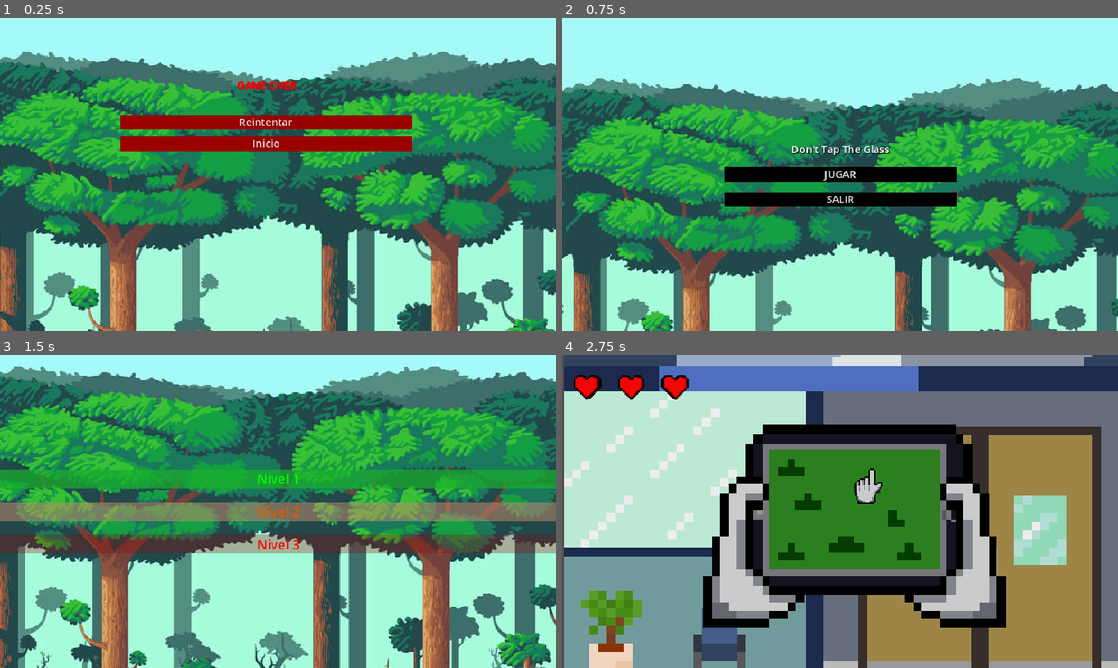
Above: before the commit, frames 1-4 (two rows, left to right).
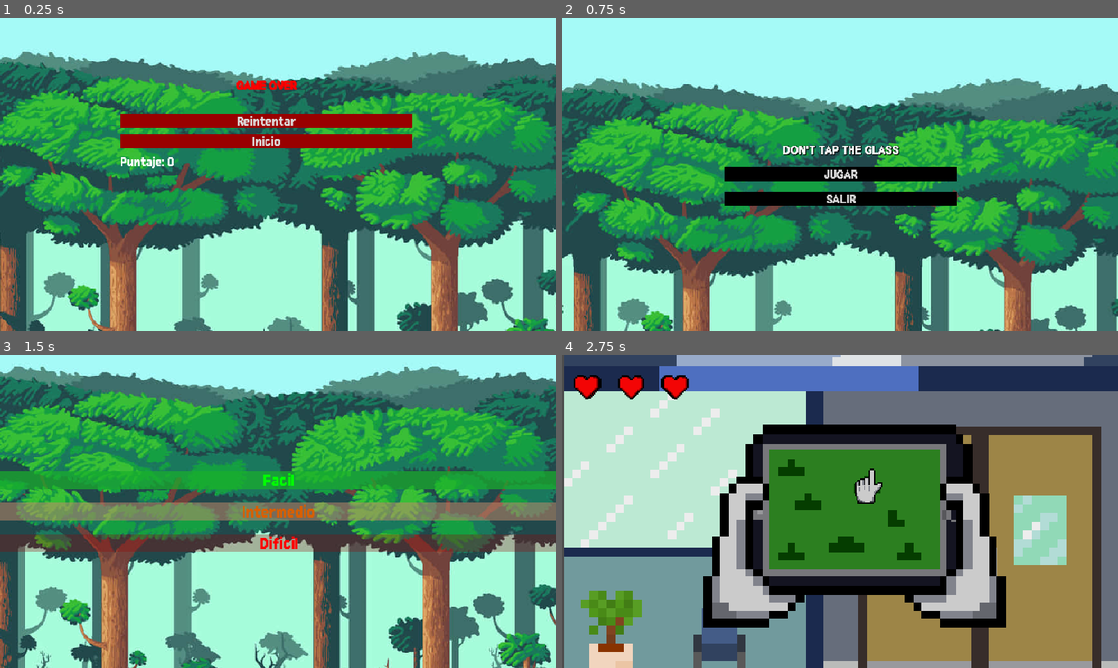
Above: after the commit, the same moments.

Repository: asapAle/DON-T-TAP-THE-GLASS
Game: Godot game, scene res://game_over.tscn
The game is run twice, just before and just after one commit, with the same random seed, the same clock (stepped at 60 frames per second) and the same inputs. This scene is started directly instead of the project's main scene.
Inputs:
- Up to frame 1 (0.25 s): no input
- Up to frame 2 (0.75 s): click "Inicio" at 0.5 s
- Up to frame 3 (1.5 s): click "JUGAR" at 1.25 s
- Up to frame 4 (2.75 s): click "Nivel 1" (after the commit: "Facil") at 2 s

The runs differ from the first frame. In frame 1, 2.0% of the frame differs, in the area x 21-75%, y 20-48%; in frame 2, 1.0%; in frame 3, 1.7%; in frame 4, nothing differs.

Commit message:
Add files via upload

Diff:
--- a/DON'T TAP THE GLASS/game_over.gd
+++ b/DON'T TAP THE GLASS/game_over.gd
@@ -1,4 +1,13 @@
 extends Control
+
+@onready var label_score = $VBoxContainer/LabelScore # Ajustá según tu escena
+
+func _ready():
+	# Mostrar puntaje de la partida
+	var s = 0
+	if get_tree().has_meta("ultimo_score"):
+		s = int(get_tree().get_meta("ultimo_score"))
+	label_score.text = "Puntaje: " + str(s)
 
 func _on_reintentar_pressed() -> void:
 	if get_tree().has_meta("ultima_escena"):
--- a/DON'T TAP THE GLASS/game_over.tscn
+++ b/DON'T TAP THE GLASS/game_over.tscn
@@ -1,7 +1,8 @@
-[gd_scene load_steps=5 format=3 uid="uid://cmpqqaw4pxcdo"]
+[gd_scene load_steps=6 format=3 uid="uid://cmpqqaw4pxcdo"]
 
 [ext_resource type="Script" uid="uid://crji5u8hd3gi4" path="res://game_over.gd" id="1_yxx3c"]
 [ext_resource type="Texture2D" uid="uid://byjubdnip5vhw" path="res://Assets/fondos-de-arte-de-pixeles.jpg" id="2_ccer4"]
+[ext_resource type="FontFile" uid="uid://dxjoyosod34j0" path="res://Assets/ari-w9500-condensed-display.ttf" id="3_ccer4"]
 
 [sub_resource type="StyleBoxFlat" id="StyleBoxFlat_8u835"]
 bg_color = Color(0.6, 0, 0, 1)
@@ -46,20 +47,27 @@
 layout_mode = 2
 theme_override_colors/font_color = Color(1, 0, 0, 1)
 theme_override_colors/font_shadow_color = Color(0.926237, 0.000559785, 0.000308422, 1)
+theme_override_fonts/font = ExtResource("3_ccer4")
 text = "GAME OVER
 "
 horizontal_alignment = 1
 
 [node name="REINTENTAR" type="Button" parent="VBoxContainer"]
 layout_mode = 2
+theme_override_fonts/font = ExtResource("3_ccer4")
 theme_override_styles/normal = SubResource("StyleBoxFlat_8u835")
 text = "Reintentar
 "
 
 [node name="INICIO" type="Button" parent="VBoxContainer"]
 layout_mode = 2
+theme_override_fonts/font = ExtResource("3_ccer4")
 theme_override_styles/normal = SubResource("StyleBoxFlat_ftari")
 text = "Inicio"
 
+[node name="LabelScore" type="Label" parent="VBoxContainer"]
+layout_mode = 2
+theme_override_fonts/font = ExtResource("3_ccer4")
+
 [connection signal="pressed" from="VBoxContainer/REINTENTAR" to="." method="_on_reintentar_pressed"]
 [connection signal="pressed" from="VBoxContainer/INICIO" to="." method="_on_inicio_pressed"]
--- a/DON'T TAP THE GLASS/menu.tscn
+++ b/DON'T TAP THE GLASS/menu.tscn
@@ -1,7 +1,8 @@
-[gd_scene load_steps=5 format=3 uid="uid://vlbwi2vbp5si"]
+[gd_scene load_steps=6 format=3 uid="uid://vlbwi2vbp5si"]
 
 [ext_resource type="Texture2D" uid="uid://byjubdnip5vhw" path="res://Assets/fondos-de-arte-de-pixeles.jpg" id="1_lti8b"]
 [ext_resource type="Script" uid="uid://bjrf0l3diax44" path="res://menu.gd" id="1_ouk20"]
+[ext_resource type="FontFile" uid="uid://dxjoyosod34j0" path="res://Assets/ari-w9500-condensed-display.ttf" id="3_mae5d"]
 
 [sub_resource type="StyleBoxFlat" id="StyleBoxFlat_ouk20"]
 bg_color = Color(0, 0, 0, 1)
@@ -44,18 +45,21 @@
 layout_mode = 2
 theme_override_colors/font_color = Color(1, 1, 1, 1)
 theme_override_colors/font_shadow_color = Color(0, 0, 0, 1)
-text = "Don't Tap The Glass"
+theme_override_fonts/font = ExtResource("3_mae5d")
+text = "DON'T TAP THE GLASS"
 horizontal_alignment = 1
 
 [node name="PLAY" type="Button" parent="VBoxContainer"]
 layout_mode = 2
 size_flags_vertical = 4
+theme_override_fonts/font = ExtResource("3_mae5d")
 theme_override_styles/normal = SubResource("StyleBoxFlat_ouk20")
 text = "JUGAR"
 
 [node name="QUIT" type="Button" parent="VBoxContainer"]
 layout_mode = 2
 size_flags_vertical = 4
+theme_override_fonts/font = ExtResource("3_mae5d")
 theme_override_styles/normal = SubResource("StyleBoxFlat_4hy44")
 text = "SALIR"
 text_overrun_behavior = 2
--- a/DON'T TAP THE GLASS/niveles.tscn
+++ b/DON'T TAP THE GLASS/niveles.tscn
@@ -1,7 +1,8 @@
-[gd_scene load_steps=6 format=3 uid="uid://d0ndrsqkq77mh"]
+[gd_scene load_steps=7 format=3 uid="uid://d0ndrsqkq77mh"]
 
 [ext_resource type="Texture2D" uid="uid://byjubdnip5vhw" path="res://Assets/fondos-de-arte-de-pixeles.jpg" id="1_lubpe"]
 [ext_resource type="Script" uid="uid://c4k22brpww4oh" path="res://niveles.gd" id="1_u0uhv"]
+[ext_resource type="FontFile" uid="uid://dxjoyosod34j0" path="res://Assets/ari-w9500-condensed-display.ttf" id="3_p8yhe"]
 
 [sub_resource type="StyleBoxFlat" id="StyleBoxFlat_p8yhe"]
 bg_color = Color(0.0966, 0.69, 0.16583, 0.701961)
@@ -42,24 +43,27 @@
 [node name="nivel 1" type="Button" parent="VBoxContainer"]
 layout_mode = 2
 theme_override_colors/font_color = Color(0, 1, 0, 1)
+theme_override_fonts/font = ExtResource("3_p8yhe")
 theme_override_font_sizes/font_size = 20
 theme_override_styles/normal = SubResource("StyleBoxFlat_p8yhe")
-text = "Nivel 1"
+text = "Facil"
 
 [node name="nivel 2" type="Button" parent="VBoxContainer"]
 layout_mode = 2
 theme_override_colors/font_color = Color(0.849238, 0.372229, 0, 1)
+theme_override_fonts/font = ExtResource("3_p8yhe")
 theme_override_font_sizes/font_size = 20
 theme_override_styles/normal = SubResource("StyleBoxFlat_3e6ya")
-text = "Nivel 2
+text = "Intermedio
 "
 
 [node name="nivel 3" type="Button" parent="VBoxContainer"]
 layout_mode = 2
 theme_override_colors/font_color = Color(1, 0, 0, 1)
+theme_override_fonts/font = ExtResource("3_p8yhe")
 theme_override_font_sizes/font_size = 20
 theme_override_styles/normal = SubResource("StyleBoxFlat_kql2t")
-text = "Nivel 3"
+text = "Dificil"
 
 [connection signal="pressed" from="VBoxContainer/nivel 1" to="." method="_on_nivel_1_pressed"]
 [connection signal="pressed" from="VBoxContainer/nivel 2" to="." method="_on_nivel_2_pressed"]
Binary file added: DON'T TAP THE GLASS/Assets/ari-w9500-bold.ttf
Not shown, added: DON'T TAP THE GLASS/Assets/ari-w9500-bold.ttf.import
Binary file added: DON'T TAP THE GLASS/Assets/ari-w9500-condensed-bold.ttf
Not shown, added: DON'T TAP THE GLASS/Assets/ari-w9500-condensed-bold.ttf.import
Binary file added: DON'T TAP THE GLASS/Assets/ari-w9500-condensed-display.ttf
Not shown, added: DON'T TAP THE GLASS/Assets/ari-w9500-condensed-display.ttf.import
Binary file added: DON'T TAP THE GLASS/Assets/ari-w9500-condensed.ttf
Not shown, added: DON'T TAP THE GLASS/Assets/ari-w9500-condensed.ttf.import
Binary file added: DON'T TAP THE GLASS/Assets/ari-w9500-display.ttf
Not shown, added: DON'T TAP THE GLASS/Assets/ari-w9500-display.ttf.import
Binary file added: DON'T TAP THE GLASS/Assets/ari-w9500.ttf
Not shown, added: DON'T TAP THE GLASS/Assets/ari-w9500.ttf.import
